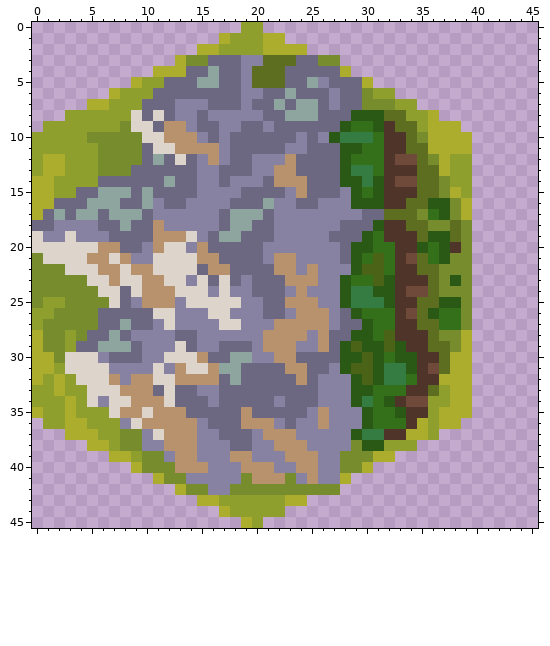
One commit to this pixel-art sprite: textures/hexes/Mountains.png. Above is the file before it was changed.
The file is 46x46 pixels. Colours within 5 levels of each other are drawn and written as one.
After the commit:
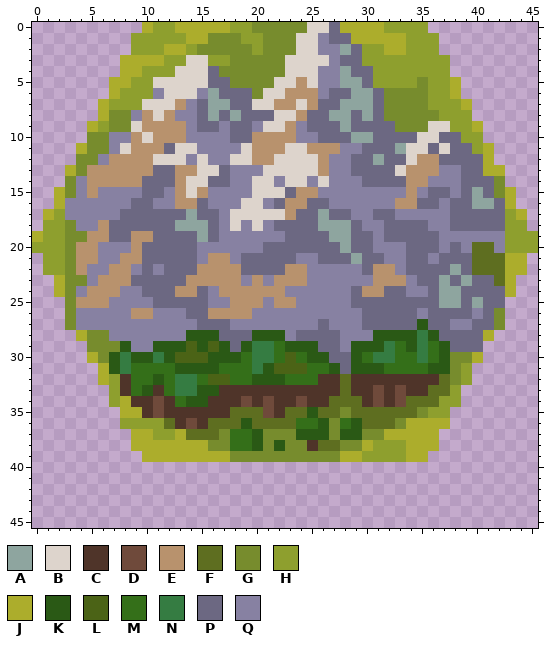
Palette (. is transparent): A #8ea59f  B #ddd4cc  C #4f3429  D #6f4a3b  E #b8926d  F #5e6e20  G #778c2d  H #8e9f2e  J #acad2c  K #2a5915  L #4b6316  M #346f19  N #357c42  P #6c6882  Q #8781a2
The exact change:
Changed rows in their new state; - is an unchanged pixel.
first column x 0:
 0 ----------JHHJJJJJH-GGGGGBBPJJJJHHHH----------
 1 ---------HHHHHJJGGG--GGGBBQPPJJJJJHHH---------
 2 ---------HHHJJHGGGGG-GGGBBQQAPHHJJHHH---------
 3 --------JJJJHHBBHHGGGGGBBBBQPPHHHHHHHH--------
 4 --------JJHHHBBBPGGGGGGBBBQQAPPHHHHHHH--------
 5 -------JJH-BBBBBP-GGGGBBEB-QAAPHHHHGHHJ-------
 6 -----------QBBBQA--PGBBEEEQP-AAPGGGGHHJ-------
 7 -----.----BBBE-PAA-PBBEEBE-PAAAP-GGGHHHJ------
 8 ---...JGGQE-E---APAPP-BBEP-AAPAPGGGGGHHH------
 9 -....J-G--EE------P-QBBEQ---APPPPGGGBBHHJ-----
10 .....--QQE-E--Q-Q---EEEE-QPPPAAPPPPBBPPHH-----
11 ....JG-QBEEEPBBQQ-QBEEEBBEEEQQPPPABBPBPPHJ----
12 ....GGQEEEEBB-QBQ-BBEEBBBBEQQPPAPPBEEPPPPJ----
13 ...JGEEEEEE--EEBB-QQ-BBBBBEQQPPPPBEEEQQPPJJ---
14 ...GQEEEEE--PEBBP---BBQBBQBQQQPPPPEEQQQPPPG---
15 ..JGQEQQQQP-QEBE---QBBBP-EQQ-QQQQQEQPPQPAPGJ--
16 ..JQQQQQQ-P-QEEP--QBBQPEE-P--QQQQEEPPQPPAAPJ--
17 .JHQQQQQPP-PPPAPPQBBBBBEPPAPP-Q-PQQQQQPPPPPHJ-
18 .HHG--E-P--PPAAAPQBQBQPPPPAAA-QQPPPPQQPPPPPHH-
19 JHHGGEE--EEPPPPA-QQQQQ-PPPPAA-PQPPPPPQQQQQQHHH
20 HHHGEEQQQEPPPPPQQQQQQPPPPPPPAPPQQQPPPQPQFFQHHH
21 .HHGE-QQ-EPPPPPQ-EQ--PPP--PP-APPQQPPQPPPFFFJJ-
22 .HHGEQQ-EQPQPPPE--E---P-EQ---QPEEQPPPPAPFFFJJ-
23 ..J--QE-EPPPPPEEEEE-EQE--Q--QQQEEEQPPAPAPPFJ--
24 ..J-QEEEQQPPPEEP-EEEEEE-Q---QPEEPPQQPAAPPPPJ--
25 ...-EEEQQ-QPPPPPQQEEEQE-QQ--QPPPPPPPPAAPAPP---
26 ...-QQQQQEEQQ-PPEEEE-QQ-QQQ-QQPPPPPQPPPPQPG---
27 ...-QQQQQQQ-Q--PPPQ---QQQQP-QQPPPPPKPPQQPPG---
28 ....JGGQQ----QKKKPPPKKKQPPP-QQQKKKKNKPPPPJ----
29 .....GGGKQ-KKKLKLK-KNNMKKKP-QK--NMKNMKPPP-----
30 .....JGKNKKNKLLLKKKMNNMLMKK-P-MNNMMNMKGGJ-----
31 ......JKNMMMMKKKKMMMNKLLLMMKPKK-MMMMKKGH------
32 ......JHCMMKMNNMLLMMKKKMMMCCFCCCCCC--FGH------
33 .......HCMKCMNNKKCCCCCCCCCCCFCCDCD---FH.------
34 .......HJCCDCMKKCCCDCDCCDCCFFFCDCDFFF-H.------
35 ........JJCDCCCCCCFFFDCFFKFFGFFFFFFG-H..------
36 -.......HHHHFCDCFFFKFFFFMMKGMKFFFGJ-J-.-------
37 ---......JJHHJFFFGMMKGGGKKKGK-GGJJ--J---------
38 -----....JJJJJJJGGMMKGKGGCFFG-JH--JJJ---------
39 -------...JJJJJJJJGGGGGGGGGGJJHHHHJJ----------
40 ---------......................---------------
41 -----------..................-----------------
42 -------------...............------------------
43 ---------------..........---------------------
44 -----------------......-----------------------
45 -------------------..-------------------------
Changed places in both pictures, as pixel boxes (x1, y1, x2, y2):
changed: (32, 22, 538, 528)
